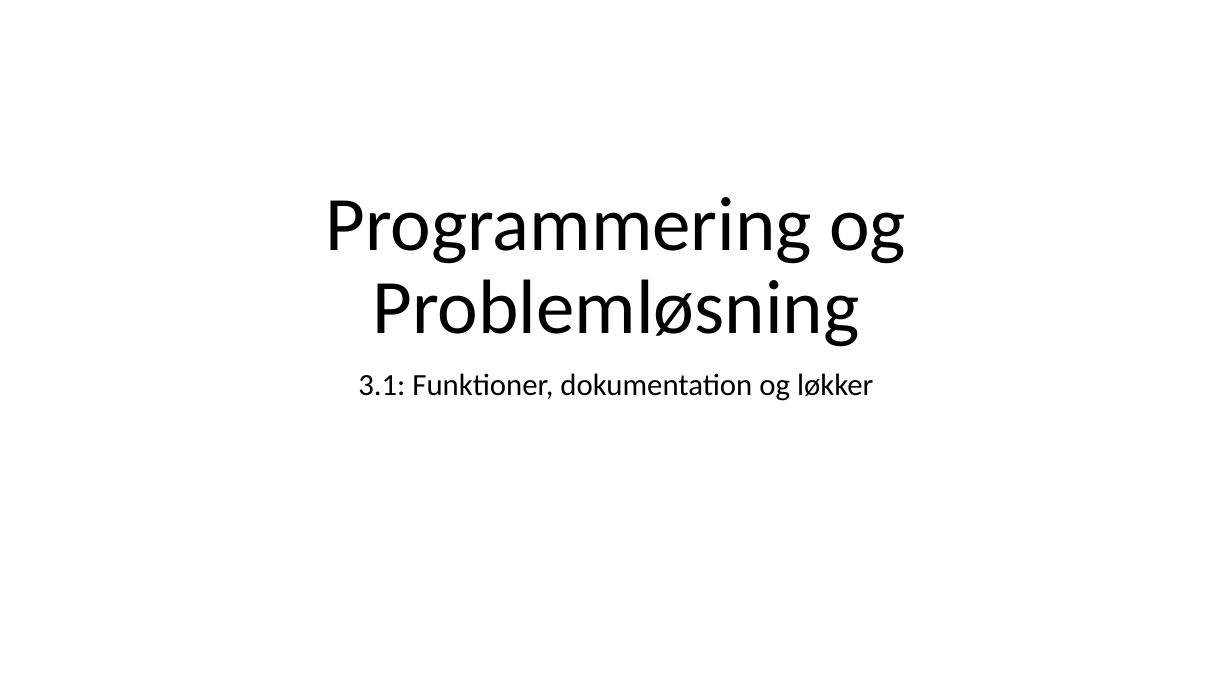
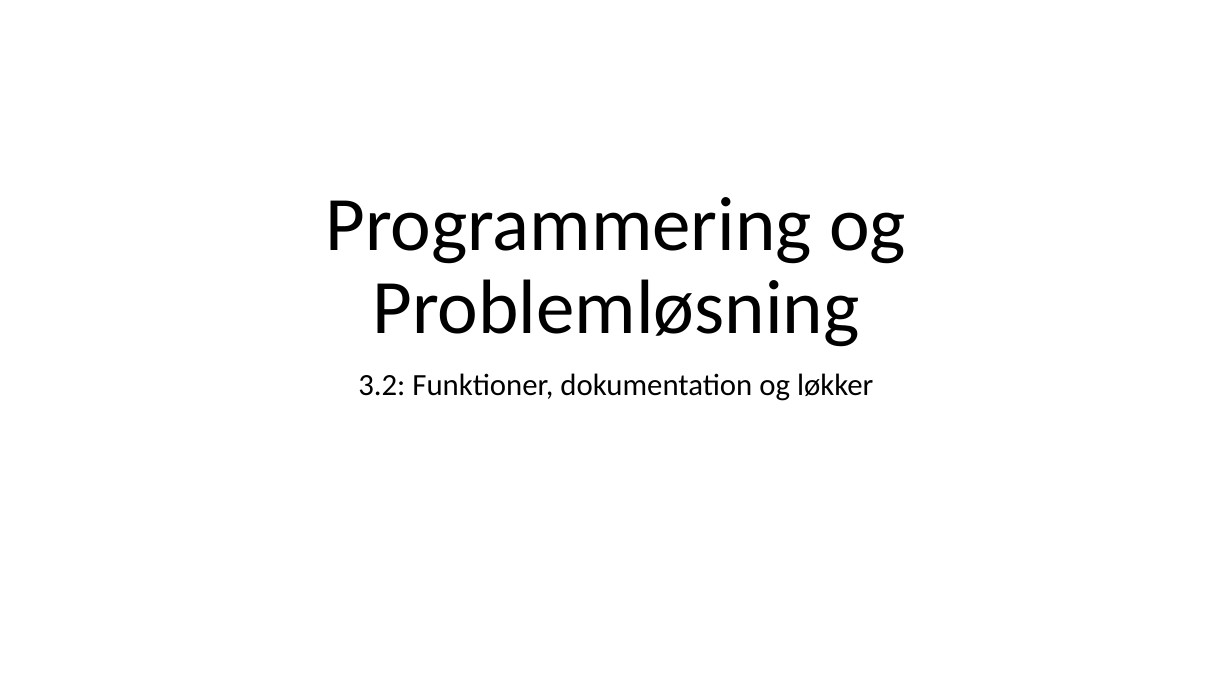
Before and after one commit to fisterloegsovs/pop22, a slide deck: slide 1 of lectures/3.2FunctionsNPrintf/lecture.pptx. Drawn at 1232x693 pixels with LibreOffice and Linux fonts; fonts in the diff are those of the drawing. Boxes give left, top, right and bottom in pixels: in the first picture for what was removed or moved away, otherwise in the second. Text is boxed around its words. In the diff, an @@ line names an element or a change of style, - is before the commit and + after.

```diff
--- a/lectures/3.2FunctionsNPrintf/lecture.pptx
+++ b/lectures/3.2FunctionsNPrintf/lecture.pptx
@@ subtitle at (358,373,873,401): text changed @@
-3.1: Funktioner, dokumentation og løkker
+3.2: Funktioner, dokumentation og løkker
```
Also in this commit, not shown: 20 other files.
